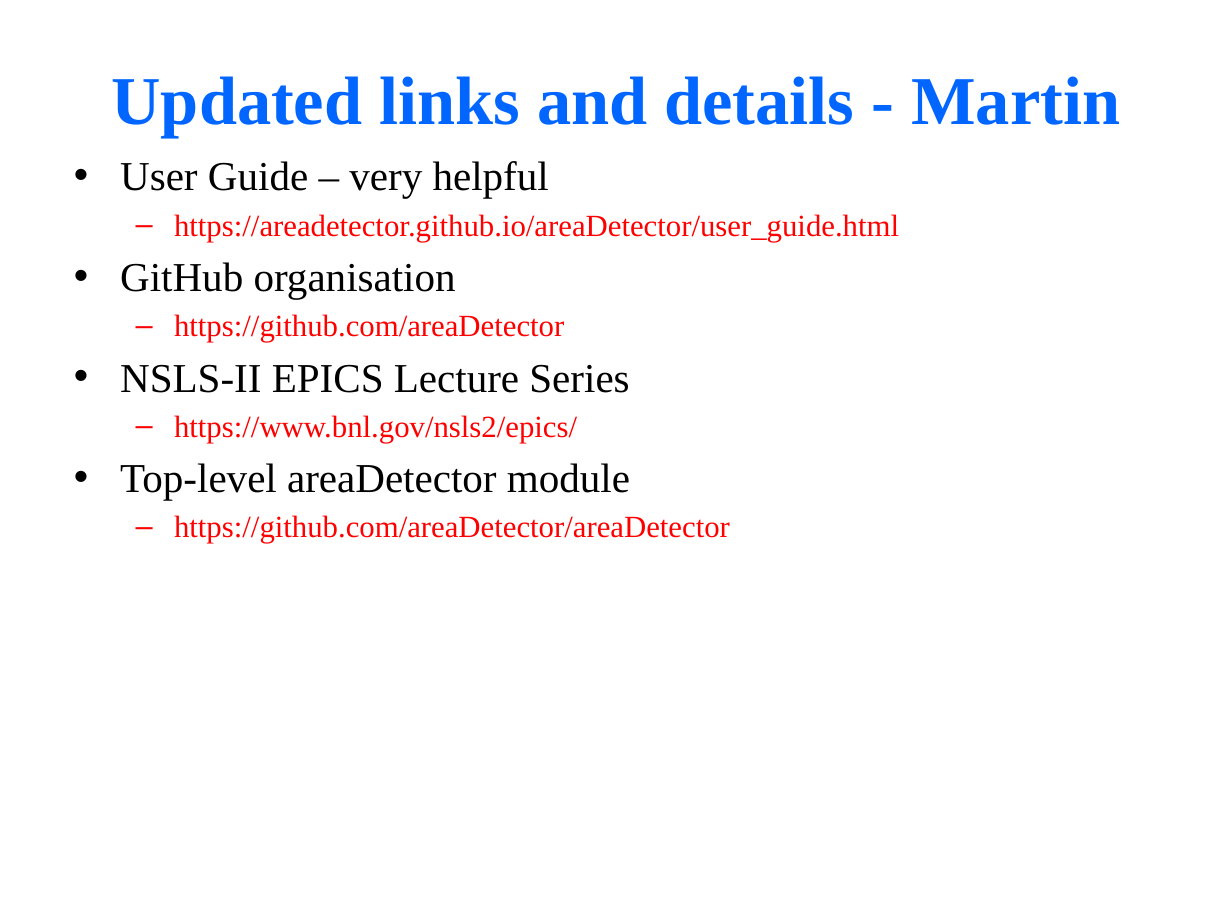
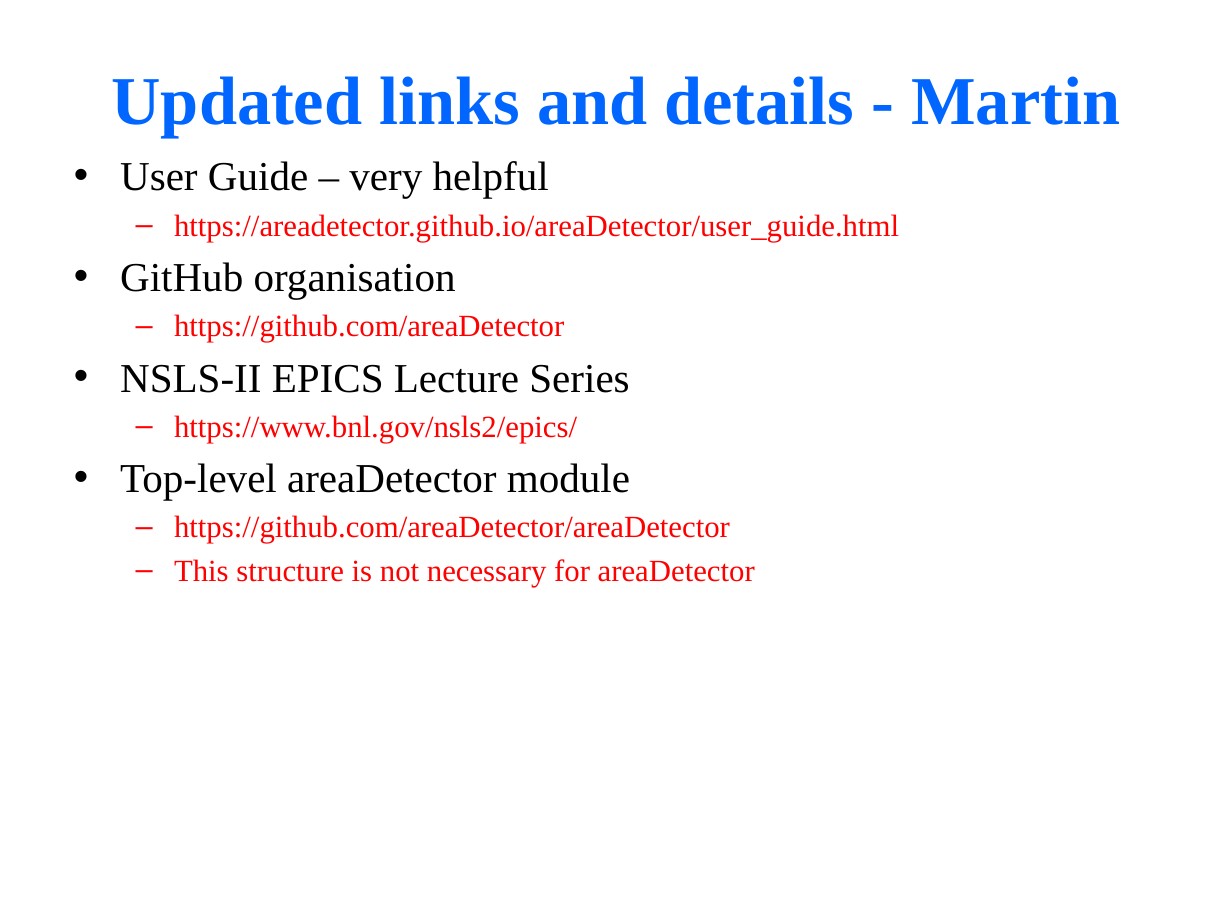
Before and after one commit to epics-training/areadetector-training, a slide deck: slide 60 of areaDetector_training_MJG.pptx. Drawn at 1232x924 pixels with LibreOffice and Linux fonts; fonts in the diff are those of the drawing. Boxes give left, top, right and bottom in pixels: in the first picture for what was removed or moved away, otherwise in the second. Text is boxed around its words. In the diff, an @@ line names an element or a change of style, - is before the commit and + after.

```diff
--- a/areaDetector_training_MJG.pptx
+++ b/areaDetector_training_MJG.pptx
@@ text at (x1=174, y1=559, x2=755, y2=587): paragraph added @@
+  – This structure is not necessary for areaDetector
```
Also in this commit, not shown: 1 other slide changed.
